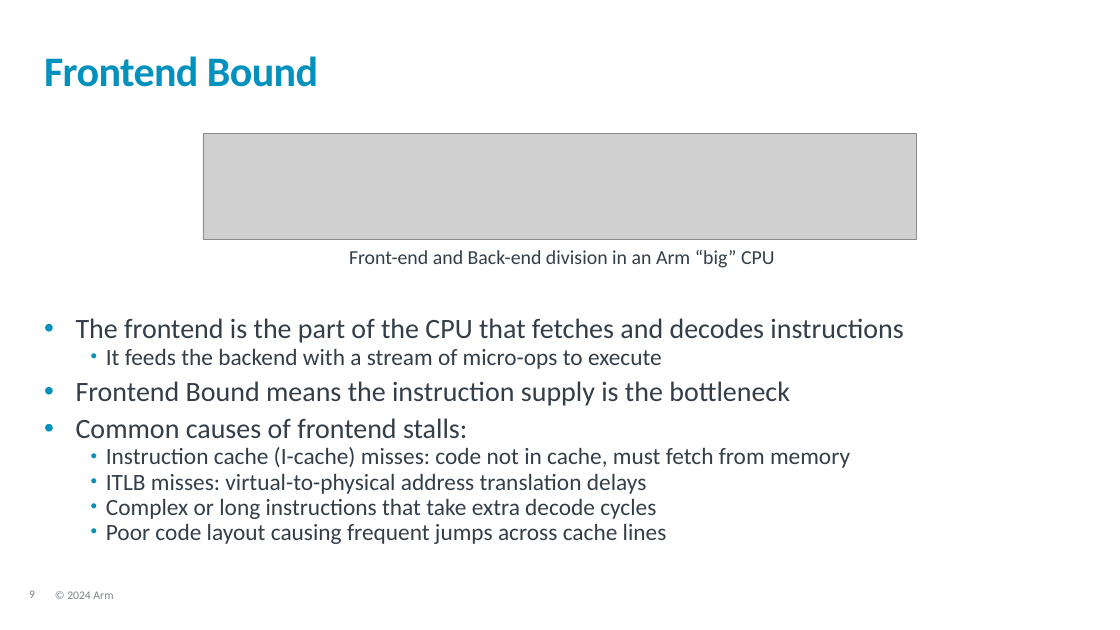
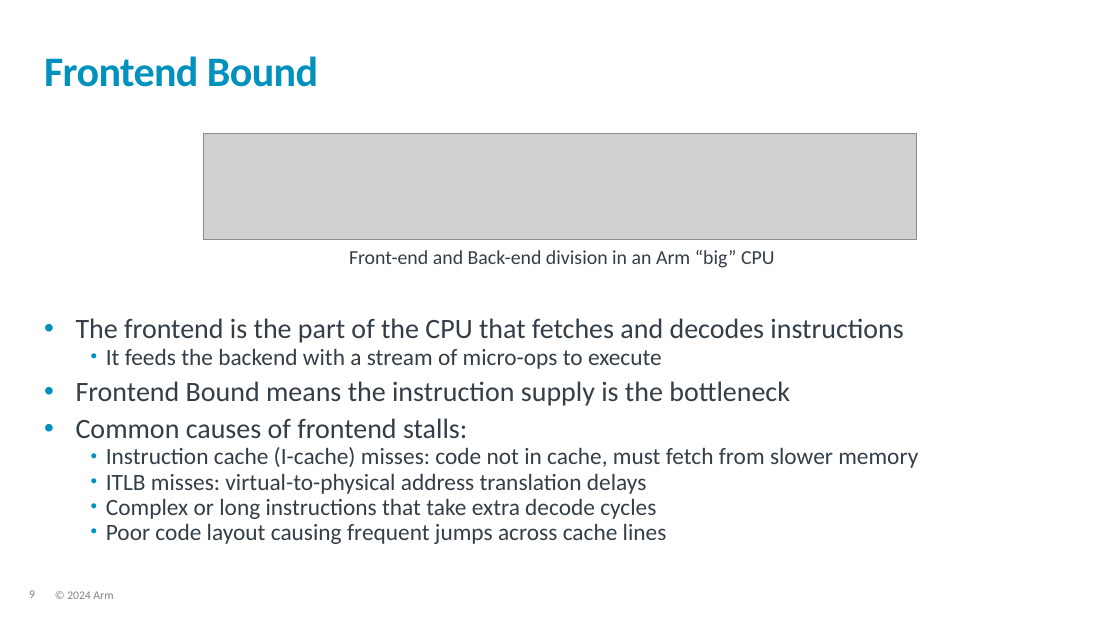
Before and after one commit to OliverGrainge/Arm-Total-Performance, a slide deck: slide 9 of slides.pptx. Drawn at 1120x630 pixels with LibreOffice and Linux fonts; fonts in the diff are those of the drawing; grey boxes stand for pictures; background and template pictures are left out. Boxes give left, top, right and bottom in pixels: in the first picture for what was removed or moved away, otherwise in the second. Text is boxed around its words. In the diff, an @@ line names an element or a change of style, - is before the commit and + after.

```diff
--- a/slides.pptx
+++ b/slides.pptx
@@ text at (106,447,918,468): text changed @@
-  • Instruction cache (I-cache) misses: code not in cache, must fetch from memory
+  • Instruction cache (I-cache) misses: code not in cache, must fetch from slower memory
```
Also in this commit, not shown: 12 other slides changed.
